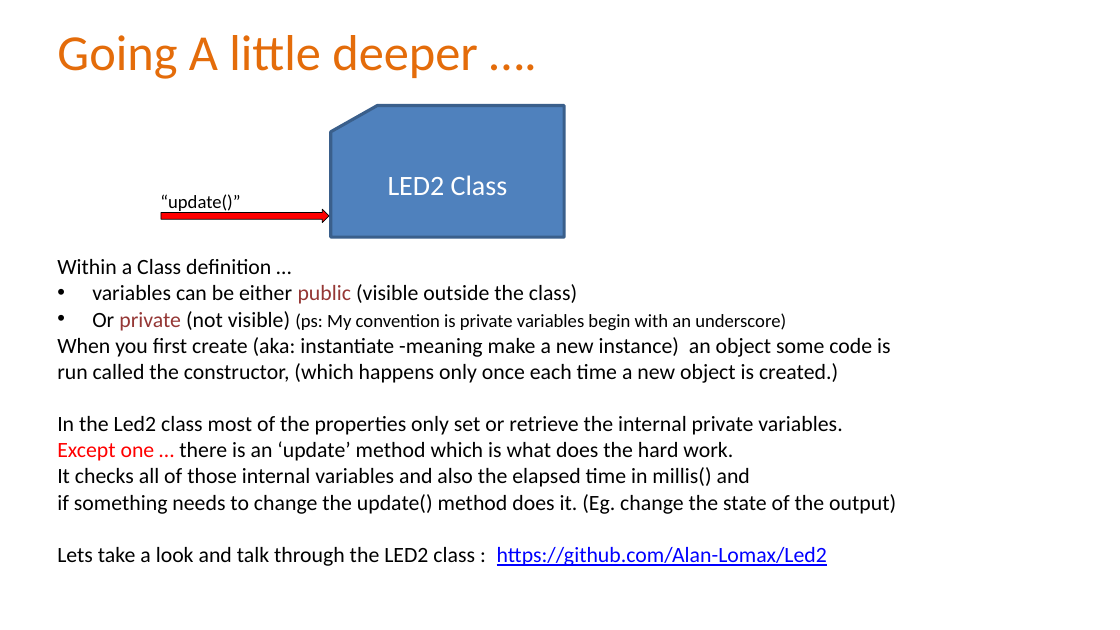
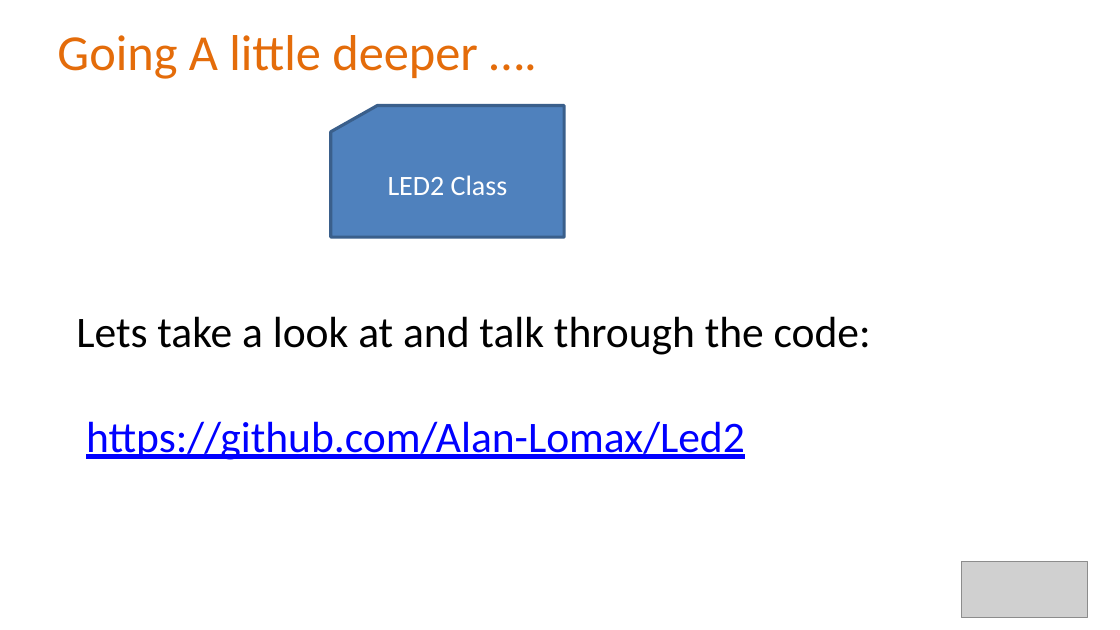
Before and after one commit to Alan-Lomax/MERG-SIG-Presentations, a slide deck: slide 14 of Part 4 - Introduction to Class Programming.pptx (slide 9 before the commit). Drawn at 1120x630 pixels with LibreOffice and Linux fonts; fonts in the diff are those of the drawing; grey boxes stand for pictures; background and template pictures are left out. Boxes give left, top, right and bottom in pixels: in the first picture for what was removed or moved away, otherwise in the second. Text is boxed around its words. In the diff, an @@ line names an element or a change of style, - is before the commit and + after.

Commit message:
Rev 1.1
Minor Revisions.
Improved style
Adding types and structures as a lead into discussion about classes

```diff
--- a/Part 4 - Introduction to Class Programming.pptx
+++ b/Part 4 - Introduction to Class Programming.pptx
@@ text removed at (x1=160, y1=194, x2=240, y2=214) @@
-“update()”
@@ right arrow removed at (x1=161, y1=209, x2=329, y2=223) @@
@@ text at (x1=76, y1=316, x2=871, y2=460): text changed; size 14 to 28 pt @@
-Within a Class definition …
-• variables can be either public (visible outside the class)
-• Or private (not visible) (ps: My convention is private variables begin with an underscore)
-When you first create (aka: instantiate -meaning make a new instance) an object some code is run called the constructor, (which happens only once each time a new object is created.)
-In the Led2 class most of the properties only set or retrieve the internal private variables.
-Except one … there is an ‘update’ method which is what does the hard work.
-It checks all of those internal variables and also the elapsed time in millis() and
-if something needs to change the update() method does it. (Eg. change the state of the output)
-Lets take a look and talk through the LED2 class : https://github.com/Alan-Lomax/Led2
+Lets take a look at and talk through the code:
+https://github.com/Alan-Lomax/Led2
@@ picture added at (x1=961, y1=561, x2=1086, y2=617) @@
```
Also in this commit, not shown: 15 other slides changed, 4 slides added, 2 slides removed, 1 other file.
